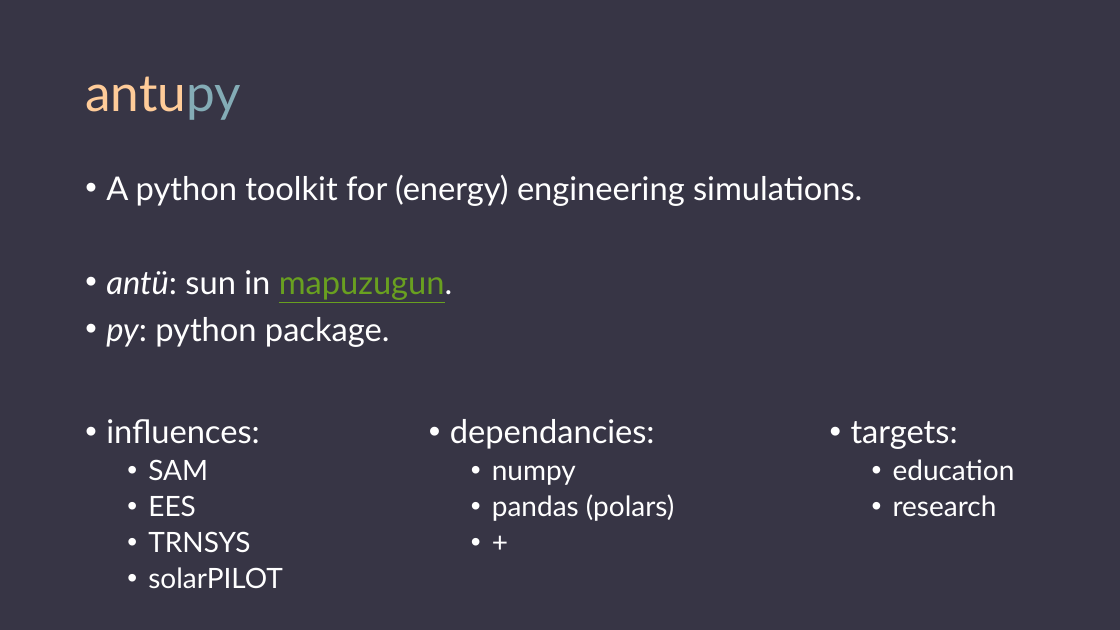
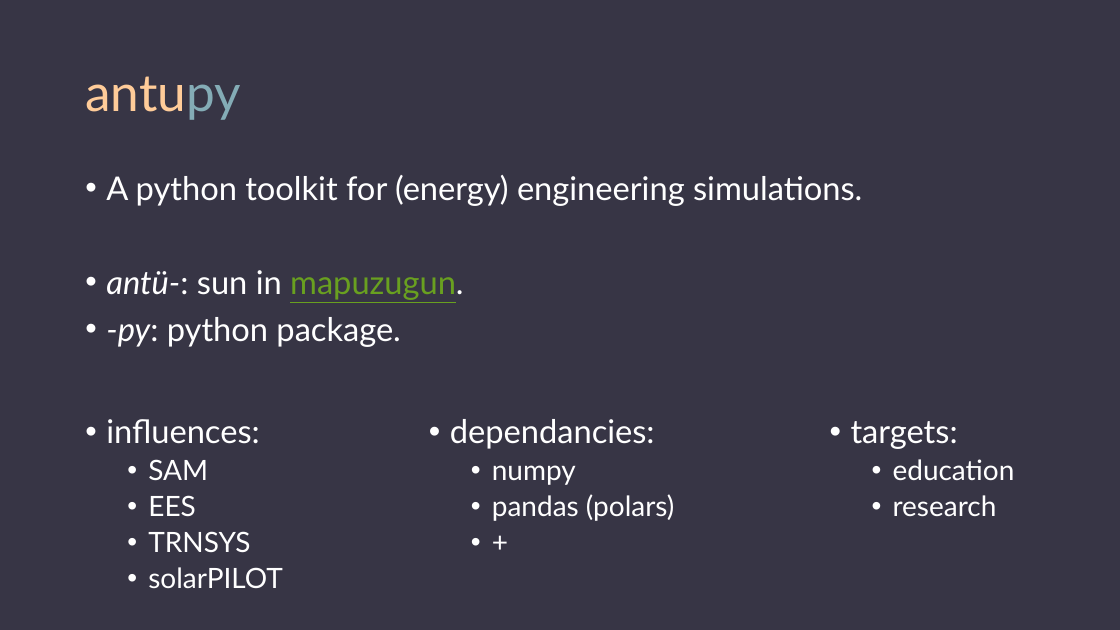
Before and after one commit to DavidSaldivia/antupy, a slide deck: slide 2 of tuts/prezzo/antupy.pptx. Drawn at 1120x630 pixels with LibreOffice and Linux fonts; fonts in the diff are those of the drawing. Boxes give left, top, right and bottom in pixels: in the first picture for what was removed or moved away, otherwise in the second. Text is boxed around its words. In the diff, an @@ line names an element or a change of style, - is before the commit and + after.

```diff
--- a/tuts/prezzo/antupy.pptx
+++ b/tuts/prezzo/antupy.pptx
@@ text at bbox=[106, 270, 463, 347]: text changed @@
-• antü: sun in mapuzugun.
-• py: python package.
+• antü-: sun in mapuzugun.
+• -py: python package.
```
Also in this commit, not shown: 1 other slide changed, 27 other files.
